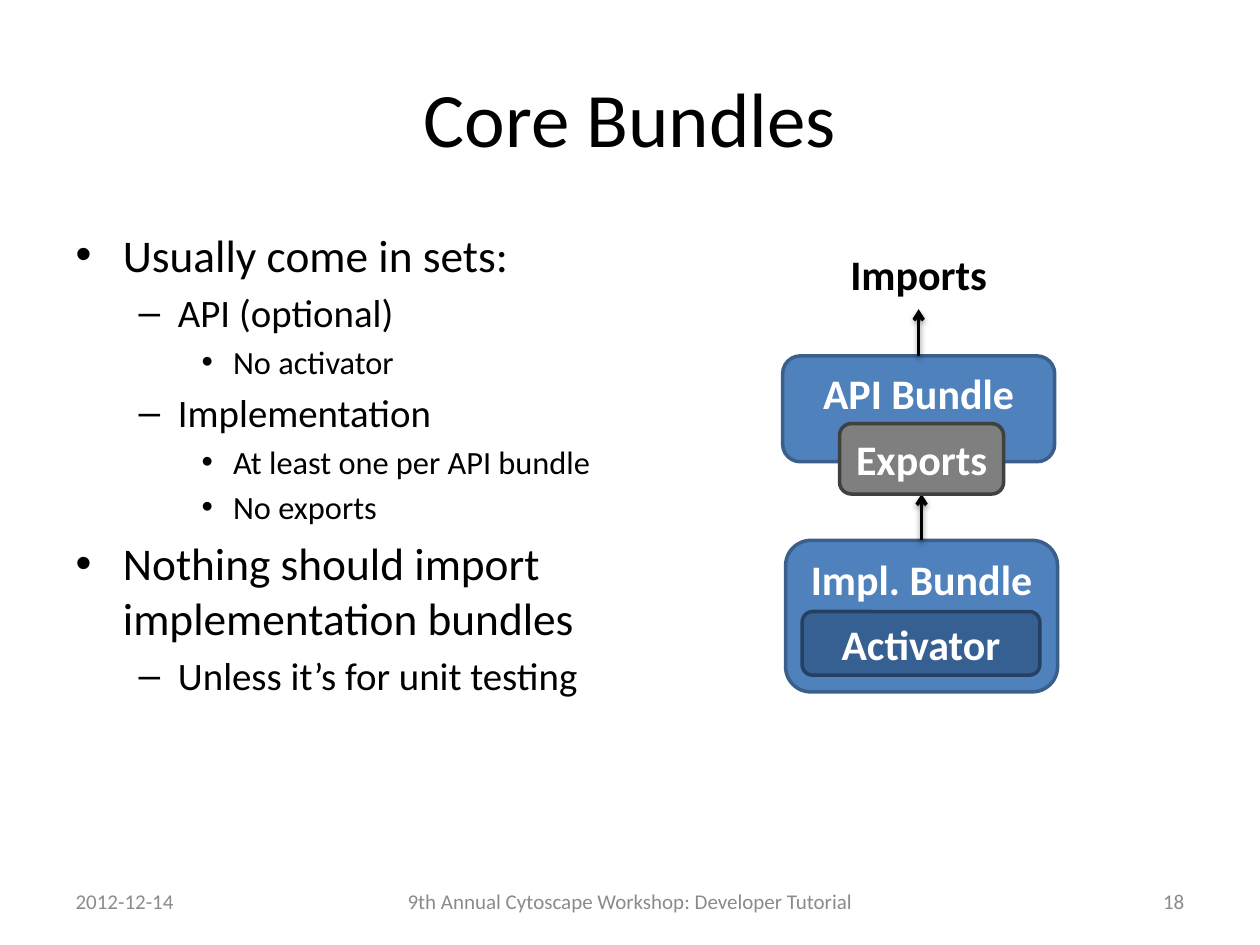
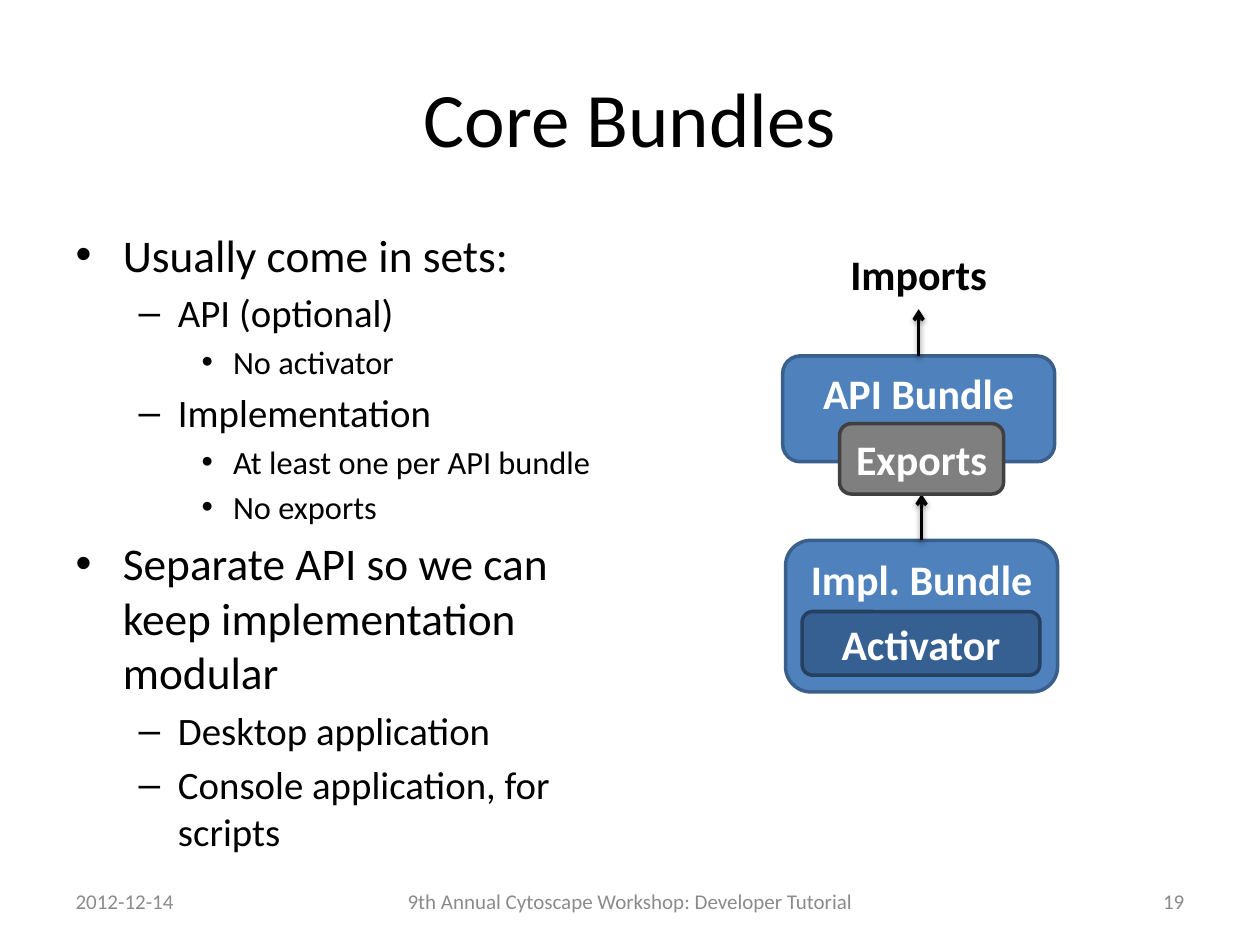
Before and after one commit to jrrmzz/cy3-dev-tutorial, a slide deck: slide 19 of slides.pptx (slide 18 before the commit). Drawn at 1260x945 pixels with LibreOffice and Linux fonts; fonts in the diff are those of the drawing. Boxes give left, top, right and bottom in pixels: in the first picture for what was removed or moved away, otherwise in the second. Text is boxed around its words. In the diff, an @@ line names an element or a change of style, - is before the commit and + after.

```diff
--- a/slides.pptx
+++ b/slides.pptx
@@ text at [123, 550, 550, 853]: text changed; size 25.9 to 22.2 pt @@
-• Nothing should import implementation bundles
-  – Unless it’s for unit testing
+• Separate API so we can keep implementation modular
+  – Desktop application
+  – Console application, for scripts
@@ page number at [1163, 895, 1184, 909]: text changed @@
-18
+19
```
Also in this commit, not shown: 9 other slides changed, 8 slides added.
